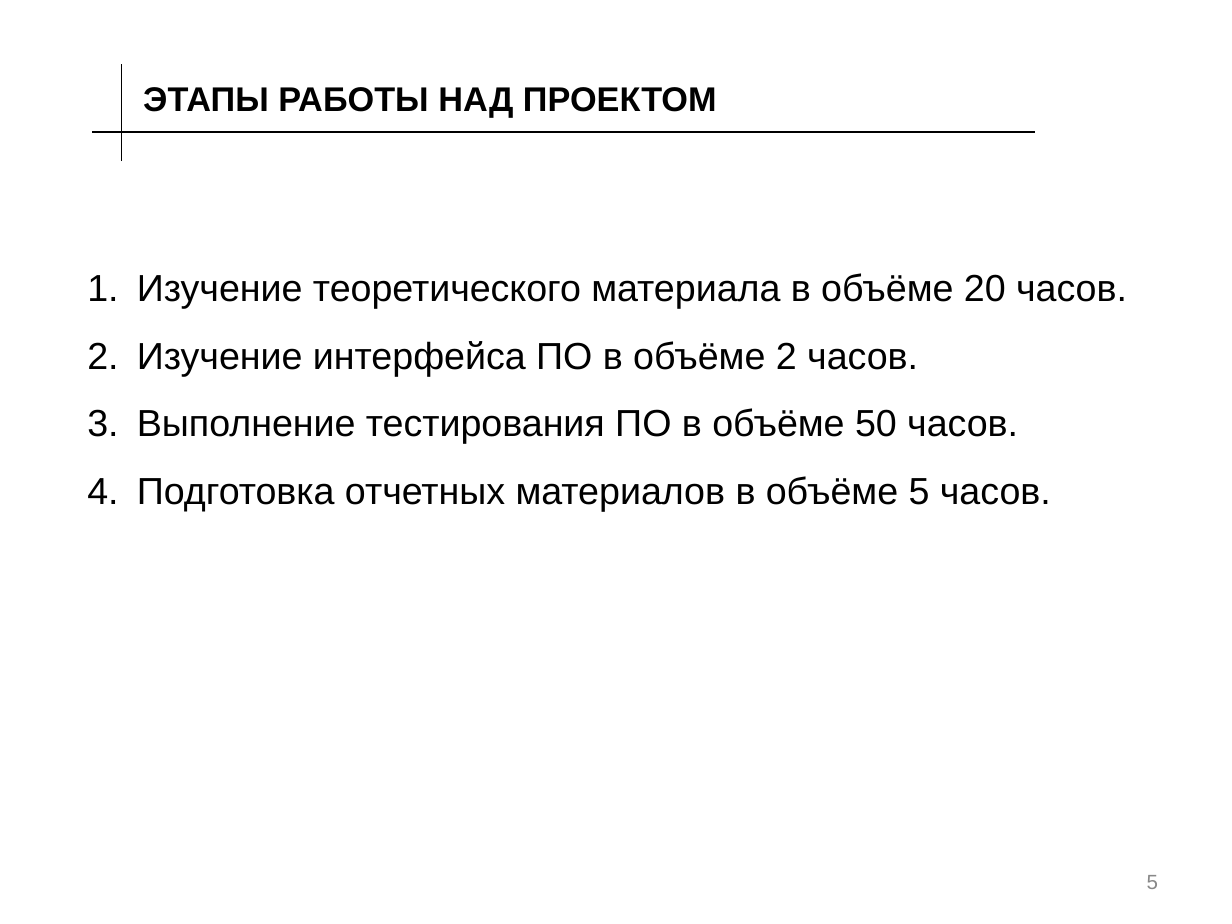
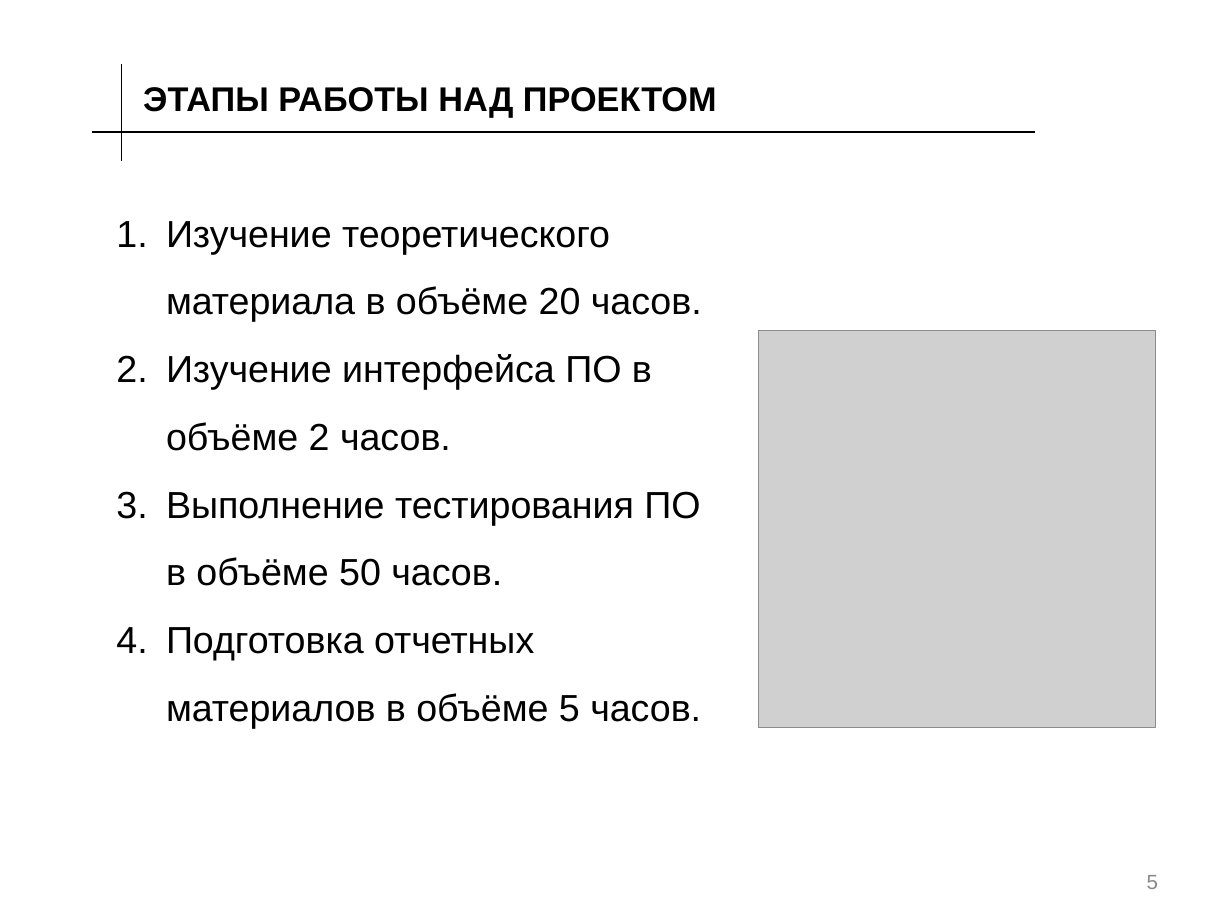
Before and after one commit to vladimirmiloradov/mospolytech-sdo-testing, a slide deck: slide 5 of Презентация.pptx. Drawn at 1232x924 pixels with LibreOffice and Linux fonts; fonts in the diff are those of the drawing; grey boxes stand for pictures; background and template pictures are left out. Boxes give left, top, right and bottom in pixels: in the first picture for what was removed or moved away, otherwise in the second. Text is boxed around its words. In the diff, an @@ line names an element or a change of style, - is before the commit and + after.

```diff
--- a/Презентация.pptx
+++ b/Презентация.pptx
@@ text "Изучение теоретического материала в объёме ..." rewrapped from box(137, 273, 1127, 512) to box(166, 221, 702, 728) @@
@@ picture added at box(759, 330, 1156, 727) @@
```
Also in this commit, not shown: 8 other slides changed.
